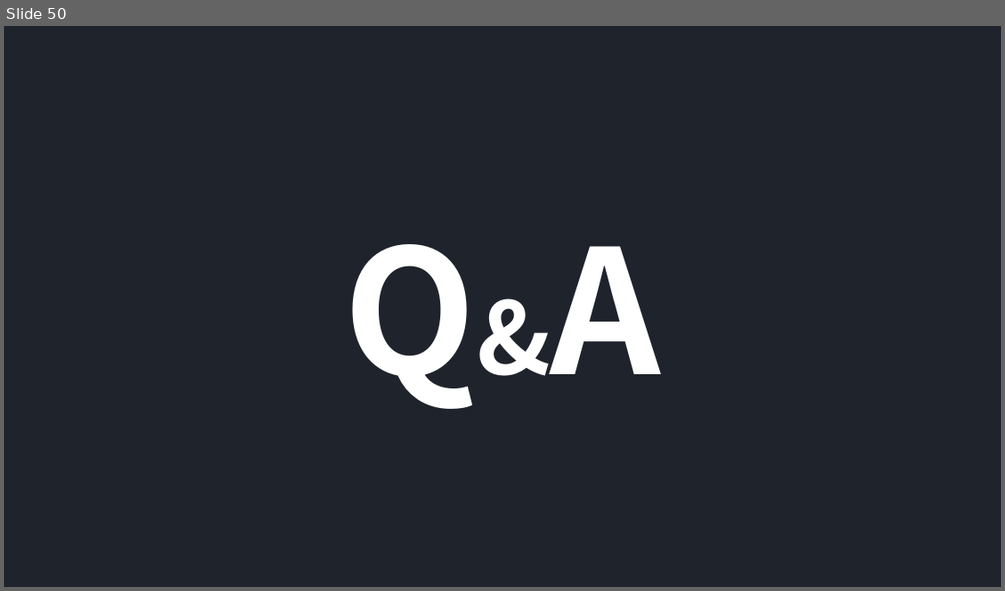
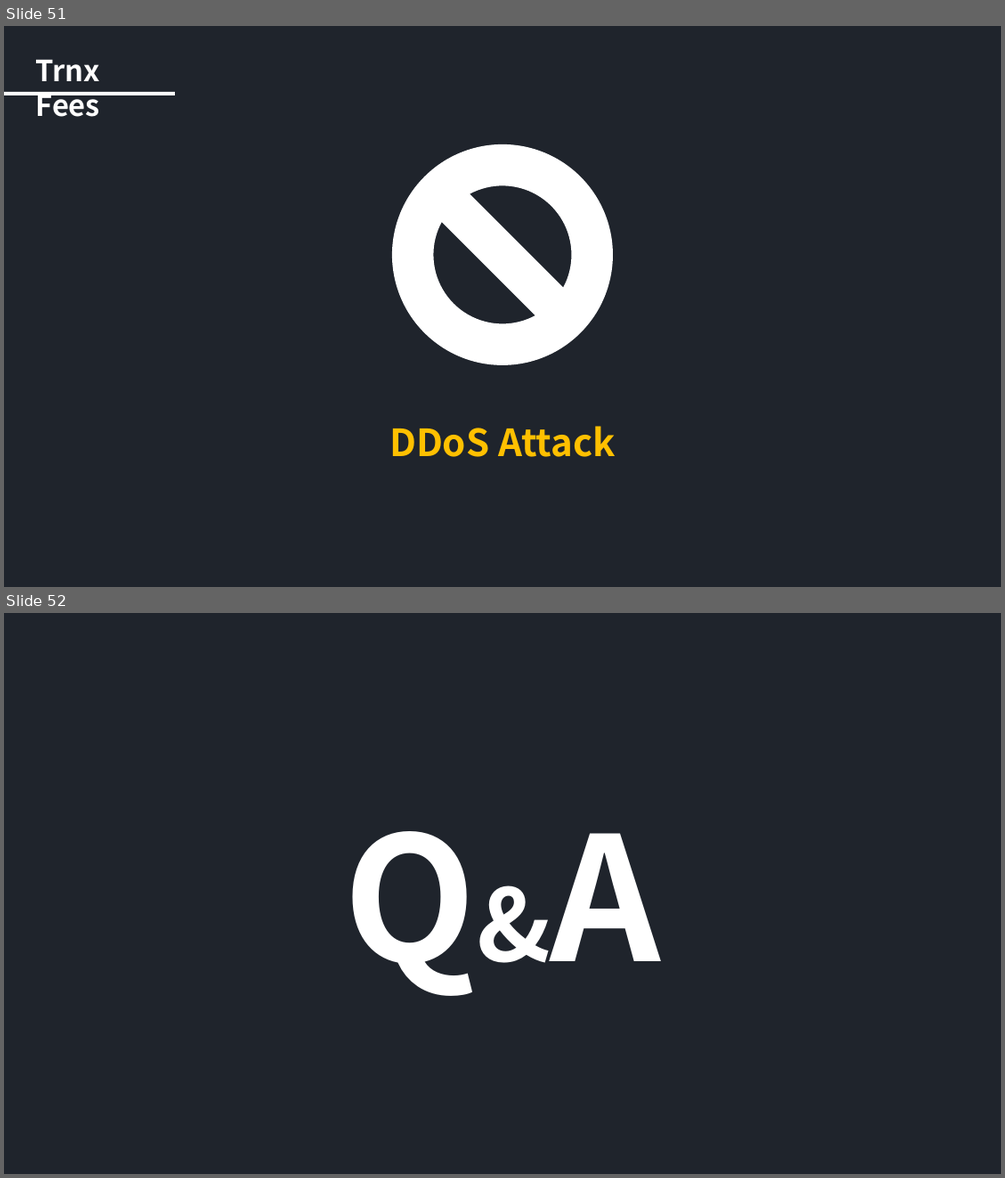
Before and after one commit to iKeyDev-KsJ/Blockchain-Academy, a slide deck: Week_1/Blockchain.pptx. Shown one above the other, each under a label of ours: slide 50 before the commit, slides 51 and 52 after it. The pictures are 1005x591 and 1005x1178 pixels, drawn with LibreOffice and Linux fonts; fonts in the diff are those of the drawing. Boxes give left, top, right and bottom in pixels: in the first picture for what was removed or moved away, otherwise in the second. Text is boxed around its words. In the diff, an @@ line names an element or a change of style, - is before the commit and + after.

```diff
--- a/Week_1/Blockchain.pptx
+++ b/Week_1/Blockchain.pptx
@@ slide 51 added at bbox=[4, 26, 1001, 587], background #141921 at 95% opacity @@
@@ text added at bbox=[36, 59, 101, 117], 28 pt, text #FFFFFF, bold @@
+Trnx Fees
@@ rectangle added at bbox=[4, 92, 175, 95], fill #FFFFFF @@
@@ no-entry sign added at bbox=[392, 144, 613, 365], fill #FFFFFF @@
@@ text added at bbox=[389, 426, 615, 457], 36 pt, text #FFC000, bold @@
+DDoS Attack
@@ what was slide 50 is now slide 52 @@
```
Also in this commit, not shown: 9 slides changed, 37 other slides added, 36 slides removed, 8 other files.
